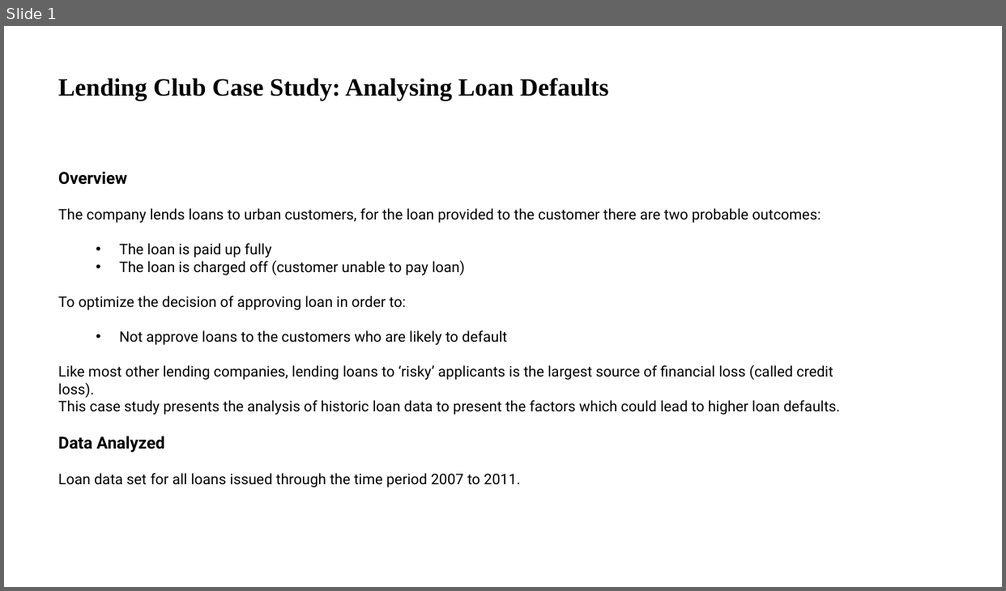
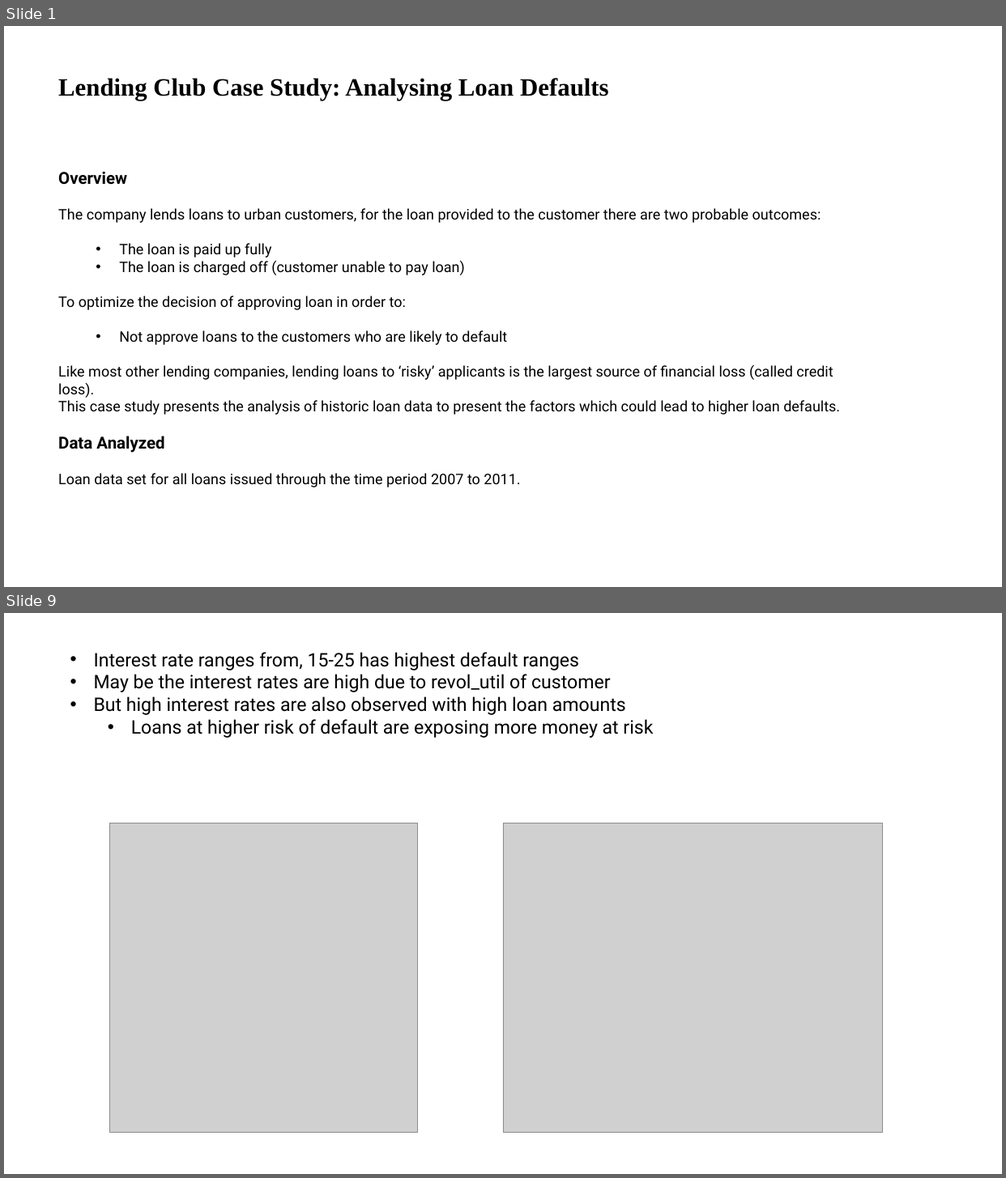
Before and after one commit to VFulara/LendingClubCaseStudy, a slide deck: Presentation.pptx. Shown one above the other, each under a label of ours: slide 1 before the commit, slides 1 and 9 after it; the slides between them are not shown. The pictures are 1006x591 and 1006x1178 pixels, drawn with LibreOffice and Linux fonts; fonts in the diff are those of the drawing; grey boxes stand for pictures. Boxes give left, top, right and bottom in pixels: in the first picture for what was removed or moved away, otherwise in the second. Text is boxed around its words. In the diff, an @@ line names an element or a change of style, - is before the commit and + after.

```diff
--- a/Presentation.pptx
+++ b/Presentation.pptx
@@ slide 9 added at (4, 613, 1002, 1174), background #FFFFFF @@
@@ text added at (94, 652, 653, 738), 18 pt, text #000000 @@
+• Interest rate ranges from, 15-25 has highest default ranges
+• May be the interest rates are high due to revol_util of customer
+• But high interest rates are also observed with high loan amounts
+  • Loans at higher risk of default are exposing more money at risk
@@ picture added at (109, 824, 417, 1132) @@
@@ picture added at (503, 824, 883, 1132) @@
```
Also in this commit, not shown: 1 slide changed, 7 other slides added, 1 slide removed, 1 other file.
